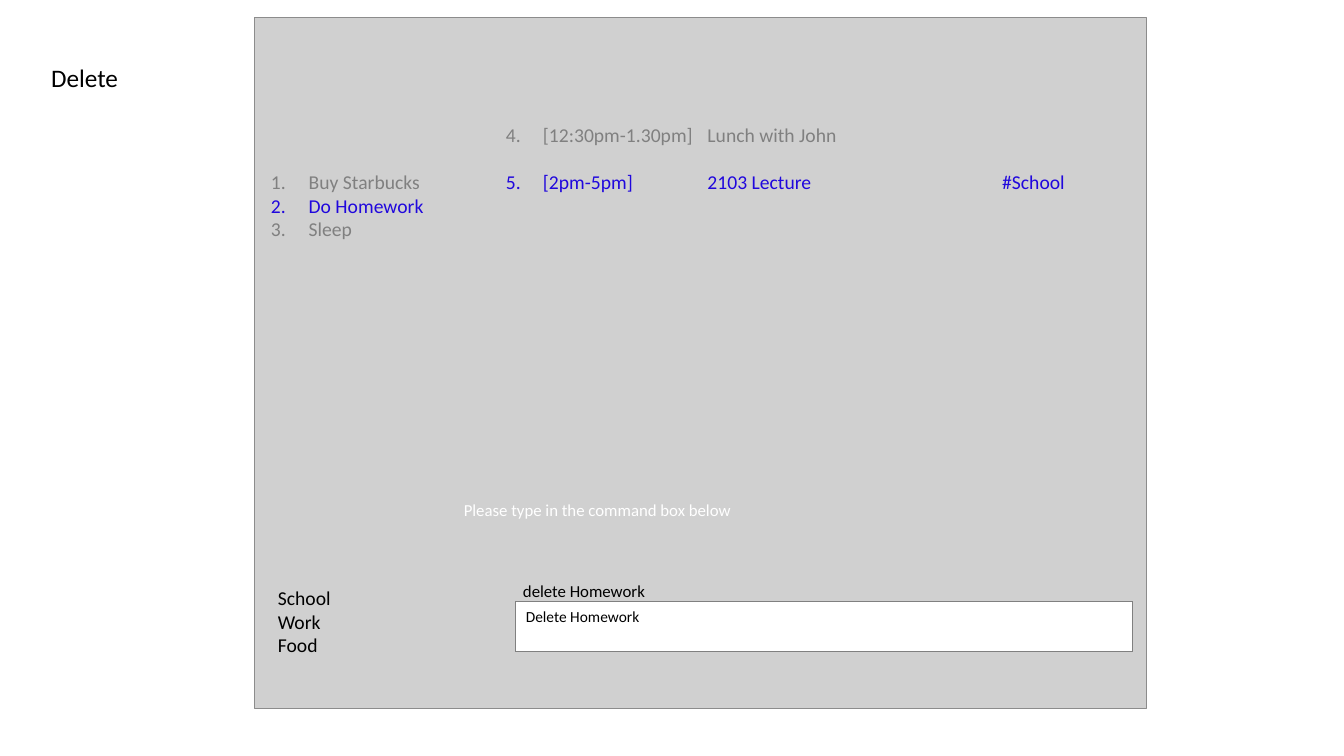
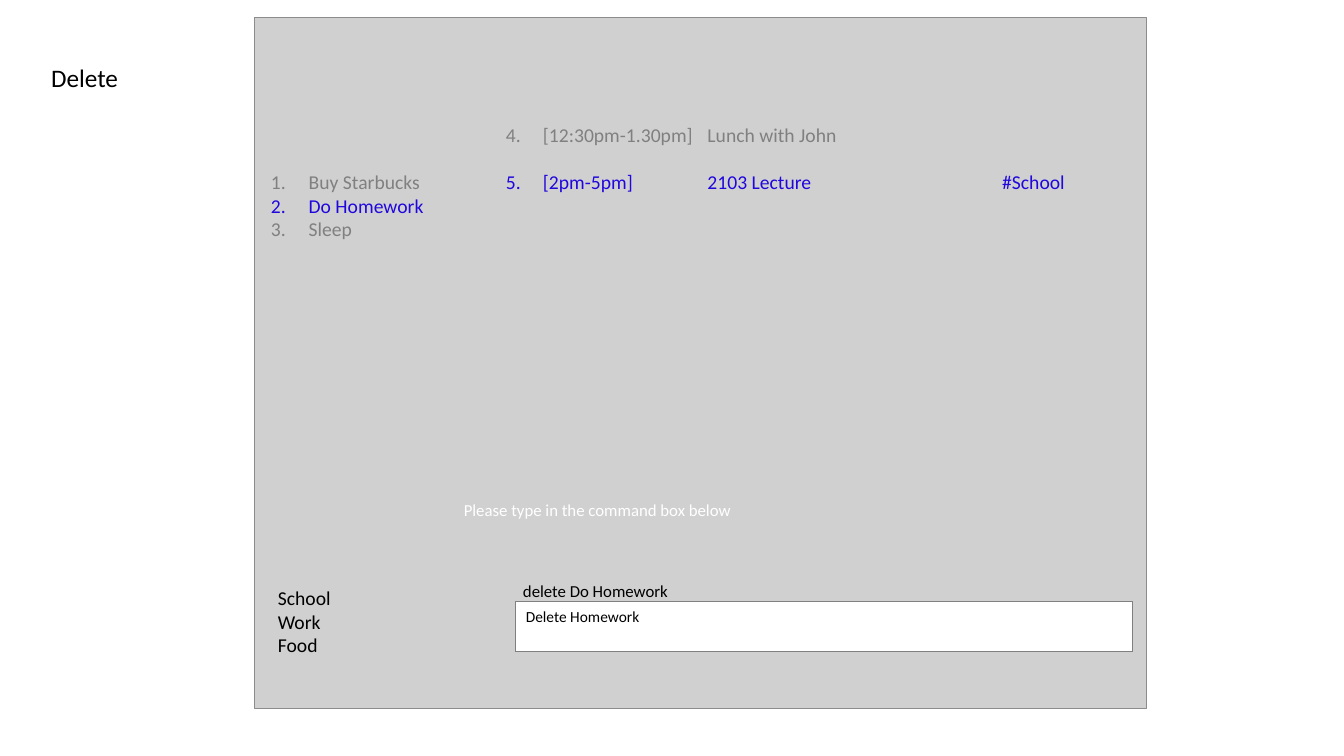
Before and after one commit to cs2103jan2015-f11-2c/f112c-CS2103, a slide deck: slide 6 of V0.1/Project Manual/UI design V0.1.pptx. Drawn at 1344x756 pixels with LibreOffice and Linux fonts; fonts in the diff are those of the drawing; grey boxes stand for pictures. Boxes give left, top, right and bottom in pixels: in the first picture for what was removed or moved away, otherwise in the second. Text is boxed around its words. In the diff, an @@ line names an element or a change of style, - is before the commit and + after.

```diff
--- a/V0.1/Project Manual/UI design V0.1.pptx
+++ b/V0.1/Project Manual/UI design V0.1.pptx
@@ text at [523,585,668,597]: text changed @@
-delete Homework
+delete Do Homework
```
Also in this commit, not shown: 1 other slide changed, 3 slides added.
